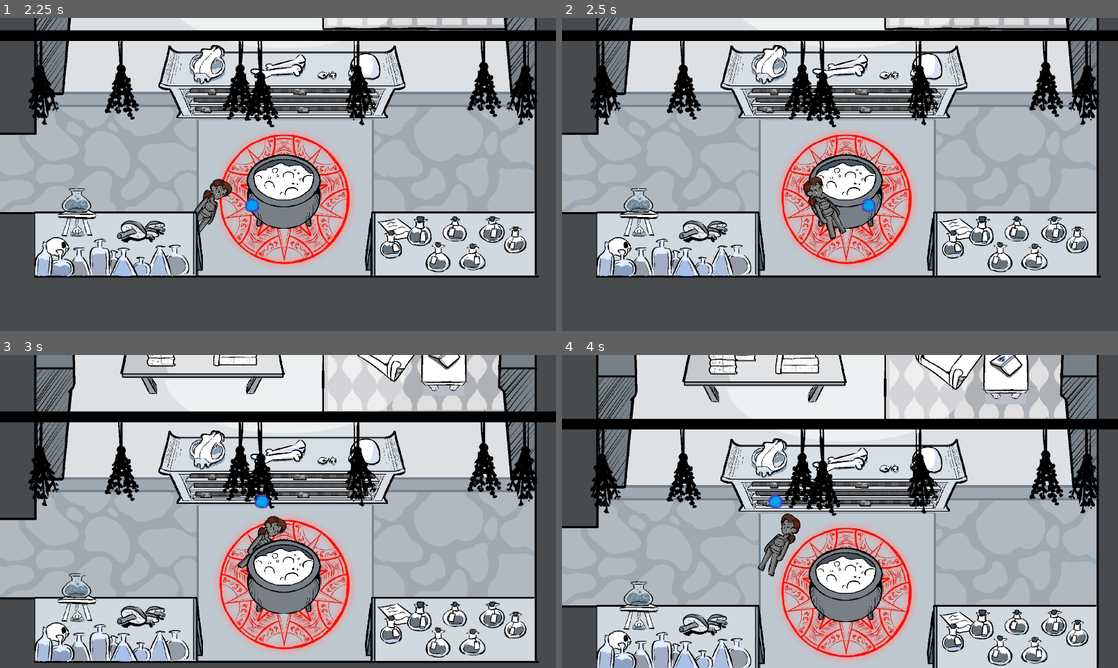
Above: before the commit, frames 1-4 (two rows, left to right).
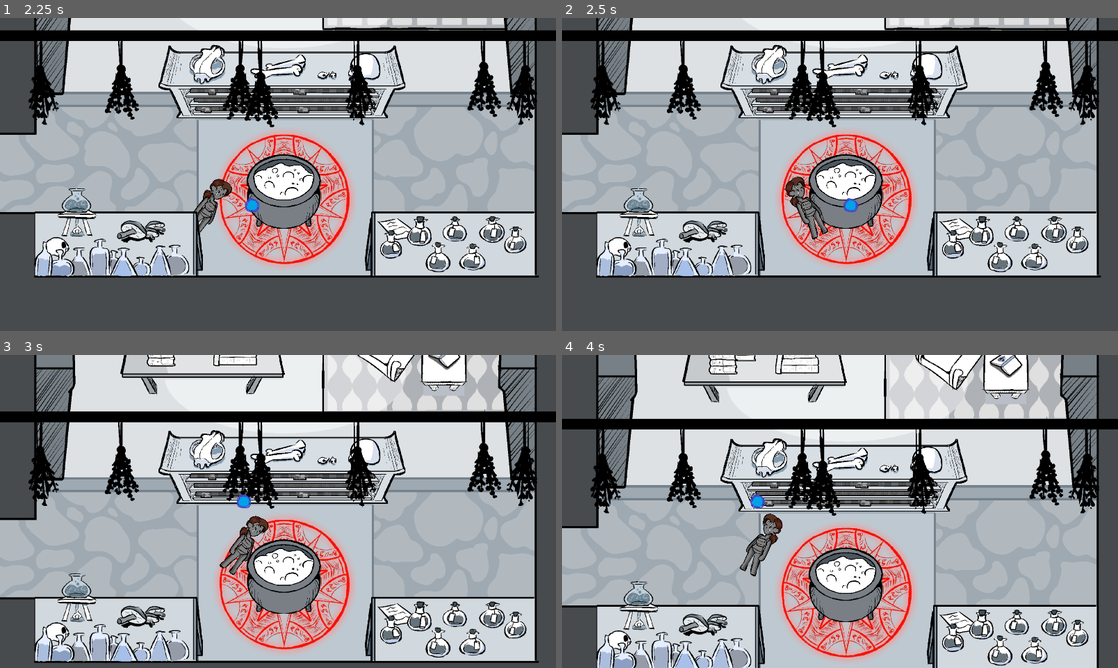
Above: after the commit, the same moments.

Repository: Jigamaree/Witchs-Orders
Game: Godot game, scene res://Scenes/Room_Study.tscn
The game is run twice, just before and just after one commit, with the same random seed, the same clock (stepped at 60 frames per second) and the same inputs. This scene is started directly instead of the project's main scene.
Inputs:
- Up to frame 1 (2.25 s): tap Enter (ui_accept) at 0.5, 0.77, 1.25, 1.52 s; hold Right (ui_right) 0.53-1.28 s; hold Down (ui_down) 1.28-2.03 s; hold Right (ui_right) from 2.03 s (still down)
- Up to frame 2 (2.5 s): keep holding Right (ui_right)
- Up to frame 3 (3 s): release Right (ui_right) at 2.78 s; hold Up (ui_up) from 2.78 s (still down)
- Up to frame 4 (4 s): tap Enter (ui_accept) at 3.02, 3.5, 3.77 s; release Up (ui_up) at 3.53 s; hold Left (ui_left) from 3.53 s (still down)

Frame 1 is identical in both runs. In frame 2, 1.2% of the frame differs, in the area x 40-57%, y 50-71%; in frame 3, 1.1%; in frame 4, 1.3%, in the area x 31-43%, y 44-71%.

Commit message:
Added an options menu, along with barebone option stuff.

Diff:
--- /dev/null
+++ b/Scenes/OptionsMenu.tscn
@@ -0,0 +1,209 @@
+[gd_scene format=3 uid="uid://dbw4sxh2w2xh6"]
+
+[ext_resource type="Script" uid="uid://dtuw6vmnmss4i" path="res://Scripts/OptionsMenu.gd" id="1_ayvsw"]
+[ext_resource type="Texture2D" uid="uid://cnedufk3xjqmb" path="res://Assets/Dialogue/BookMenu.png" id="2_s3xhb"]
+[ext_resource type="StyleBox" uid="uid://cfg4t3f3c1ai5" path="res://buttonFocusedStyleBox.tres" id="3_un4xt"]
+
+[node name="PauseMenu" type="Control" unique_id=1073303519]
+process_mode = 3
+z_index = 99
+layout_mode = 3
+anchors_preset = 15
+anchor_right = 1.0
+anchor_bottom = 1.0
+grow_horizontal = 2
+grow_vertical = 2
+size_flags_horizontal = 3
+size_flags_vertical = 3
+script = ExtResource("1_ayvsw")
+
+[node name="Background" type="ColorRect" parent="." unique_id=1202986295]
+layout_mode = 1
+anchors_preset = -1
+offset_left = -41.0
+offset_top = -17.0
+offset_right = 1951.0
+offset_bottom = 1105.0
+grow_horizontal = 2
+grow_vertical = 2
+color = Color(0.35006404, 0.35006392, 0.35006377, 1)
+
+[node name="BookBase" type="TextureRect" parent="." unique_id=982632053]
+visible = false
+layout_mode = 0
+offset_right = 1920.0
+offset_bottom = 1080.0
+texture = ExtResource("2_s3xhb")
+
+[node name="RestartConfirmDialogue" type="ConfirmationDialog" parent="." unique_id=135239692]
+oversampling_override = 1.0
+title = "Are you sure?"
+initial_position = 1
+size = Vector2i(280, 132)
+ok_button_text = "yes"
+dialog_text = "This will reset your current run, but will preserve any endings you've successfully found."
+dialog_autowrap = true
+cancel_button_text = "wait no"
+
+[node name="DeleteAllConfirmDialogue" type="ConfirmationDialog" parent="." unique_id=803379069]
+oversampling_override = 1.0
+title = "Are you sure?"
+initial_position = 1
+size = Vector2i(280, 158)
+ok_button_text = "yes"
+dialog_text = "This will delete not only your current save, but all endings progress you've made!
+"
+dialog_autowrap = true
+cancel_button_text = "wait no"
+
+[node name="LeftPage" type="ColorRect" parent="." unique_id=1610651927]
+layout_mode = 0
+offset_left = 277.0
+offset_top = 97.0
+offset_right = 932.0
+offset_bottom = 911.0
+size_flags_horizontal = 3
+size_flags_vertical = 3
+color = Color(0.43137255, 1, 1, 0)
+
+[node name="MarginContainer" type="MarginContainer" parent="LeftPage" unique_id=1461017470]
+layout_mode = 1
+anchors_preset = 15
+anchor_right = 1.0
+anchor_bottom = 1.0
+grow_horizontal = 2
+grow_vertical = 2
+theme_override_constants/margin_left = 50
+theme_override_constants/margin_top = 50
+theme_override_constants/margin_right = 50
+theme_override_constants/margin_bottom = 50
+
+[node name="HBoxContainer" type="HBoxContainer" parent="LeftPage/MarginContainer" unique_id=1992265427]
+layout_mode = 2
+alignment = 1
+
+[node name="VBoxContainer" type="VBoxContainer" parent="LeftPage/MarginContainer/HBoxContainer" unique_id=1166067634]
+layout_mode = 2
+size_flags_horizontal = 3
+alignment = 1
+
+[node name="TitleLabel" type="Label" parent="LeftPage/MarginContainer/HBoxContainer/VBoxContainer" unique_id=1588700566]
+layout_mode = 2
+theme_override_colors/font_color = Color(0, 0, 0, 1)
+theme_override_font_sizes/font_size = 60
+text = "Options"
+horizontal_alignment = 1
+
+[node name="VolumeControlTitle" type="Label" parent="LeftPage/MarginContainer/HBoxContainer/VBoxContainer" unique_id=717461470]
+layout_mode = 2
+text = "Volume Control"
+horizontal_alignment = 1
+
+[node name="MasterLabel" type="Label" parent="LeftPage/MarginContainer/HBoxContainer/VBoxContainer" unique_id=1295471355]
+layout_mode = 2
+text = "Master Volume"
+horizontal_alignment = 1
+
+[node name="MasterSlider" type="HSlider" parent="LeftPage/MarginContainer/HBoxContainer/VBoxContainer" unique_id=1454250653]
+layout_mode = 2
+
+[node name="MusicLabel" type="Label" parent="LeftPage/MarginContainer/HBoxContainer/VBoxContainer" unique_id=1392751576]
+layout_mode = 2
+text = "Music Volume"
+horizontal_alignment = 1
+
+[node name="MusicSlider" type="HSlider" parent="LeftPage/MarginContainer/HBoxContainer/VBoxContainer" unique_id=1903801137]
+layout_mode = 2
+
+[node name="SFXLabel" type="Label" parent="LeftPage/MarginContainer/HBoxContainer/VBoxContainer" unique_id=2060576206]
+layout_mode = 2
+text = "Sound FX Volume"
+horizontal_alignment = 1
+
+[node name="SFXSlider" type="HSlider" parent="LeftPage/MarginContainer/HBoxContainer/VBoxContainer" unique_id=1694790786]
+layout_mode = 2
+
+[node name="Control" type="Control" parent="LeftPage/MarginContainer/HBoxContainer/VBoxContainer" unique_id=845228870]
+layout_mode = 2
+size_flags_vertical = 3
+
+[node name="SaveData2" type="Label" parent="LeftPage/MarginContainer/HBoxContainer/VBoxContainer" unique_id=979398486]
+layout_mode = 2
+text = "Window Type"
+horizontal_alignment = 1
+
+[node name="WindowType" type="OptionButton" parent="LeftPage/MarginContainer/HBoxContainer/VBoxContainer" unique_id=150795909]
+layout_mode = 2
+item_count = 2
+popup/item_0/text = "Windowed"
+popup/item_0/id = 0
+popup/item_1/text = "Fullscreen"
+popup/item_1/id = 1
+
+[node name="Control3" type="Control" parent="LeftPage/MarginContainer/HBoxContainer/VBoxContainer" unique_id=382402453]
+layout_mode = 2
+size_flags_vertical = 3
+
+[node name="SaveData" type="Label" parent="LeftPage/MarginContainer/HBoxContainer/VBoxContainer" unique_id=1404005253]
+layout_mode = 2
+text = "Save Data"
+horizontal_alignment = 1
+
+[node name="ExportSave" type="Button" parent="LeftPage/MarginContainer/HBoxContainer/VBoxContainer" unique_id=73537279]
+layout_mode = 2
+theme_override_styles/focus = ExtResource("3_un4xt")
+text = "Export Save Data"
+
+[node name="RestartRun" type="Button" parent="LeftPage/MarginContainer/HBoxContainer/VBoxContainer" unique_id=1088424170]
+layout_mode = 2
+theme_override_styles/focus = ExtResource("3_un4xt")
+text = "Restart Current Run"
+
+[node name="DeleteAllData" type="Button" parent="LeftPage/MarginContainer/HBoxContainer/VBoxContainer" unique_id=1906893950]
+layout_mode = 2
+theme_override_styles/focus = ExtResource("3_un4xt")
+text = "Delete All Data"
+
+[node name="Control2" type="Control" parent="LeftPage/MarginContainer/HBoxContainer/VBoxContainer" unique_id=212466750]
+layout_mode = 2
+size_flags_vertical = 3
+
+[node name="BackButton" type="Button" parent="LeftPage/MarginContainer/HBoxContainer/VBoxContainer" unique_id=871554500]
+layout_mode = 2
+theme_override_styles/focus = ExtResource("3_un4xt")
+text = "Back"
+
+[node name="FadeBack" type="ColorRect" parent="." unique_id=341500037]
+visible = false
+layout_mode = 1
+anchors_preset = -1
+offset_left = -82.0
+offset_top = -34.0
+offset_right = 1910.0
+offset_bottom = 1088.0
+grow_horizontal = 2
+grow_vertical = 2
+color = Color(0, 0, 0, 0.6862745)
+
+[node name="RightPage" type="ColorRect" parent="." unique_id=995532869]
+layout_mode = 0
+offset_left = 1002.0
+offset_top = 97.0
+offset_right = 1657.0
+offset_bottom = 911.0
+size_flags_horizontal = 3
+size_flags_vertical = 3
+color = Color(0.43137255, 1, 1, 0)
+
+[connection signal="canceled" from="RestartConfirmDialogue" to="." method="_close_confirm_stuff"]
+[connection signal="confirmed" from="RestartConfirmDialogue" to="." method="_on_restart_confirm_dialogue_confirmed"]
+[connection signal="canceled" from="DeleteAllConfirmDialogue" to="." method="_close_confirm_stuff"]
+[connection signal="confirmed" from="DeleteAllConfirmDialogue" to="." method="_on_delete_all_confirm_dialogue_confirmed"]
+[connection signal="value_changed" from="LeftPage/MarginContainer/HBoxContainer/VBoxContainer/MasterSlider" to="." method="_on_master_slider_value_changed"]
+[connection signal="value_changed" from="LeftPage/MarginContainer/HBoxContainer/VBoxContainer/MusicSlider" to="." method="_on_music_slider_value_changed"]
+[connection signal="value_changed" from="LeftPage/MarginContainer/HBoxContainer/VBoxContainer/SFXSlider" to="." method="_on_sfx_slider_value_changed"]
+[connection signal="item_selected" from="LeftPage/MarginContainer/HBoxContainer/VBoxContainer/WindowType" to="." method="_on_window_type_item_selected"]
+[connection signal="pressed" from="LeftPage/MarginContainer/HBoxContainer/VBoxContainer/ExportSave" to="." method="_on_export_save_pressed"]
+[connection signal="pressed" from="LeftPage/MarginContainer/HBoxContainer/VBoxContainer/RestartRun" to="." method="_on_restart_run_pressed"]
+[connection signal="pressed" from="LeftPage/MarginContainer/HBoxContainer/VBoxContainer/DeleteAllData" to="." method="_on_delete_all_data_pressed"]
+[connection signal="pressed" from="LeftPage/MarginContainer/HBoxContainer/VBoxContainer/BackButton" to="." method="_on_back_button_pressed"]
--- a/Scenes/PauseMenu.tscn
+++ b/Scenes/PauseMenu.tscn
@@ -113,3 +113,4 @@
 
 [connection signal="pressed" from="LeftPage/MarginContainer/HBoxContainer/VBoxContainer/UnpauseButton" to="." method="_on_unpause_button_pressed"]
 [connection signal="pressed" from="LeftPage/MarginContainer/HBoxContainer/VBoxContainer/MainMenuButton" to="." method="_on_main_menu_button_pressed"]
+[connection signal="pressed" from="LeftPage/MarginContainer/HBoxContainer/VBoxContainer/QuitButton" to="." method="_on_quit_button_pressed"]
--- a/Scenes/Room_Study.tscn
+++ b/Scenes/Room_Study.tscn
@@ -46,7 +46,7 @@
 size = Vector2(306.5, 293.5)
 
 [sub_resource type="RectangleShape2D" id="RectangleShape2D_1jei2"]
-size = Vector2(92, 28.5)
+size = Vector2(202, 36.5)
 
 [sub_resource type="RectangleShape2D" id="RectangleShape2D_fggg6"]
 size = Vector2(561, 337)
@@ -211,7 +211,7 @@
 
 [node name="Collision" parent="DynamicRoomItems/Cauldron/StaticBody2D" index="0" unique_id=2126398544]
 visible = true
-position = Vector2(224, 92.75)
+position = Vector2(217, 96.75)
 shape = SubResource("RectangleShape2D_1jei2")
 
 [node name="BackTable" parent="DynamicRoomItems" unique_id=1167922570 instance=ExtResource("13_hjbv7")]
--- a/Scripts/GlobalScripts/room_default.gd
+++ b/Scripts/GlobalScripts/room_default.gd
@@ -30,14 +30,14 @@
 	canOpenDebug = true
 
 func find_player_location():
+	for marker: Marker2D in get_tree().get_nodes_in_group("fallback"):
+		player.global_position = marker.global_position
+
 	if NavMan.changed_scene_before == true:
 		for door: interactableDoor in get_tree().get_nodes_in_group("door"):
 			if door.currentRoom == NavMan.scene_were_currently_instancing and door.roomDestination == NavMan.last_scene:
 				player.global_position = door.markerPos
-				return
-	else:
-		for marker: Marker2D in get_tree().get_nodes_in_group("fallback"):
-			player.global_position = marker.global_position
+
 
 func _unhandled_input(event: InputEvent) -> void:
 	if event.is_action_pressed("pause_button") and canOpenDebug == true:
--- a/Scripts/MainMenu.gd
+++ b/Scripts/MainMenu.gd
@@ -2,16 +2,13 @@
 
 @onready var debug_menu: PackedScene = preload("res://Scenes/DebugMenu.tscn")
 @onready var startButton: Button = $MarginContainer/VBoxContainer/VBoxContainer/StartGame
-
+@onready var endingsButton: Button = $MarginContainer/VBoxContainer/VBoxContainer/Endings
 
 func _ready() -> void:
 	if SaveManager.getSaveVariable("started_game"):
 		startButton.text = "Continue Game"
-
-func _process(delta: float) -> void:
-	#if SaveManager.getSaveVariable("started_game"):
-		#startButton.text = "Continue Game"
-		pass
+	if SaveManager.endingMenuUnlock():
+		endingsButton.disabled = false
 
 func _on_epilogue_pressed() -> void:
 	get_tree().change_scene_to_file("res://Scenes/Epilogue Scenes/Epilogue_Hard.tscn")
@@ -25,7 +22,5 @@
 		var debug_instance = debug_menu.instantiate()
 		add_child(debug_instance)
 
-
 func _on_quit_pressed() -> void:
-	print("???")
 	get_tree().quit()
--- /dev/null
+++ b/Scripts/OptionsMenu.gd
@@ -0,0 +1,63 @@
+extends Control
+
+@onready var restartCurRunConfirm = $RestartConfirmDialogue
+@onready var deleteEverythingConfirm = $DeleteAllConfirmDialogue
+@onready var fadeSquare = $FadeBack
+
+func _ready() -> void:
+	##will eventually need to set volume sliders and stuff here
+	pass
+
+func _on_restart_run_pressed() -> void:
+	if restartCurRunConfirm.visible == false:
+		fadeSquare.visible = true
+		restartCurRunConfirm.visible = true
+
+func _on_restart_confirm_dialogue_confirmed() -> void:
+	SaveManager.reset_current_run()
+	get_tree().change_scene_to_file("res://Scenes/AssetScenes/MainMenu.tscn")
+
+func _on_delete_all_data_pressed() -> void:
+	if deleteEverythingConfirm.visible == false:
+		fadeSquare.visible = true
+		deleteEverythingConfirm.visible = true
+
+func _on_delete_all_confirm_dialogue_confirmed() -> void:
+	pass # Replace with function body.
+
+func _close_confirm_stuff():
+	fadeSquare.visible = false
+	restartCurRunConfirm.visible = false
+	deleteEverythingConfirm.visible = false
+
+
+func _on_master_slider_value_changed(value: float) -> void:
+	pass
+	#var exp_val = 1.0 - pow(1.0 - value, 3)
+	#var volume_db = lerp(-80, 0, exp_val)
+#
+	## Apply to audio bus
+	#var bus_index = AudioServer.get_bus_index("Master")  # or "MonsterSFX"
+	#AudioServer.set_bus_volume_db(bus_index, volume_db)
+
+func _on_music_slider_value_changed(value: float) -> void:
+	pass # Replace with function body.
+
+func _on_sfx_slider_value_changed(value: float) -> void:
+	pass # Replace with function body.
+
+func _on_export_save_pressed() -> void:
+	pass # Replace with function body.
+
+func _on_window_type_item_selected(index: int) -> void:
+	#window
+	print("???")
+	if index == 0:
+		DisplayServer.window_set_mode(DisplayServer.WINDOW_MODE_WINDOWED)
+		DisplayServer.window_set_flag(DisplayServer.WINDOW_FLAG_BORDERLESS, false)
+	elif index == 1:
+		DisplayServer.window_set_mode(DisplayServer.WINDOW_MODE_FULLSCREEN)
+
+func _on_back_button_pressed() -> void:
+	#self.hide()
+	pass
--- a/Scripts/pauseMenu.gd
+++ b/Scripts/pauseMenu.gd
@@ -23,15 +23,17 @@
 		get_viewport().set_input_as_handled()
 		_on_unpause_button_pressed()
 
-
 func _on_test_save_button_pressed() -> void:
 	SaveManager.updateSave("knight_fed", true)
 	SaveManager.updateSave("ignus_fed", true)
 	SaveManager.updateSave("corruptionPoints_Demon", 1)
 	SaveManager.updateSave("sword_interracted", true)
 
-
 func _on_main_menu_button_pressed() -> void:
 	get_tree().paused = false
 	get_tree().change_scene_to_file("res://Scenes/AssetScenes/MainMenu.tscn")
 	queue_free()
+
+func _on_quit_button_pressed() -> void:
+	SaveManager.save_game()
+	get_tree().quit()
--- a/_SaveData/_SaveManager.gd
+++ b/_SaveData/_SaveManager.gd
@@ -38,6 +38,15 @@
 	NavMan.changed_scene_before = false
 	save_game()
 
+func endingMenuUnlock():
+	if save_data.multiRunSaveData.tracked_ending_data_dictionary:
+		for key in save_data.multiRunSaveData.tracked_ending_data_dictionary:
+			var dict = save_data.multiRunSaveData.tracked_ending_data_dictionary
+			var value = dict[key]
+			if value == true:
+				return true
+	return false
+
 func setSaveVariable(variableName: String, variableValue):
 	#current game data
 	if variableName in save_data.currentGameData.current_save_data_dictionary:
Not shown, added: Scripts/OptionsMenu.gd.uid
Not shown, added: export_presets.cfg
